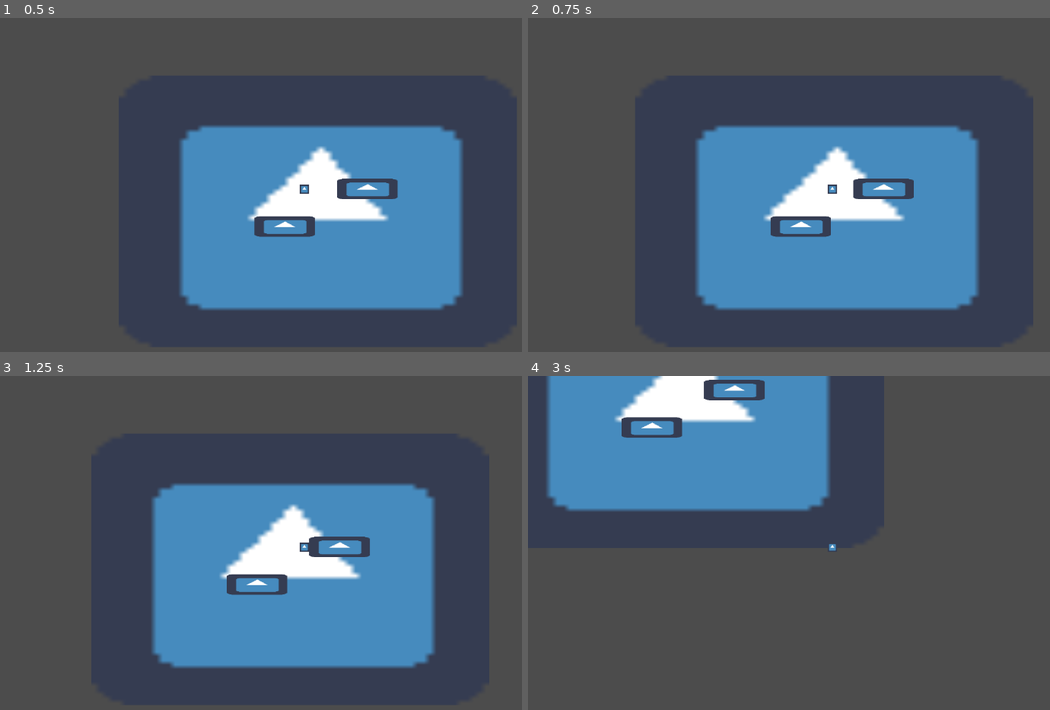
Above: before the commit, frames 1-4 (two rows, left to right).
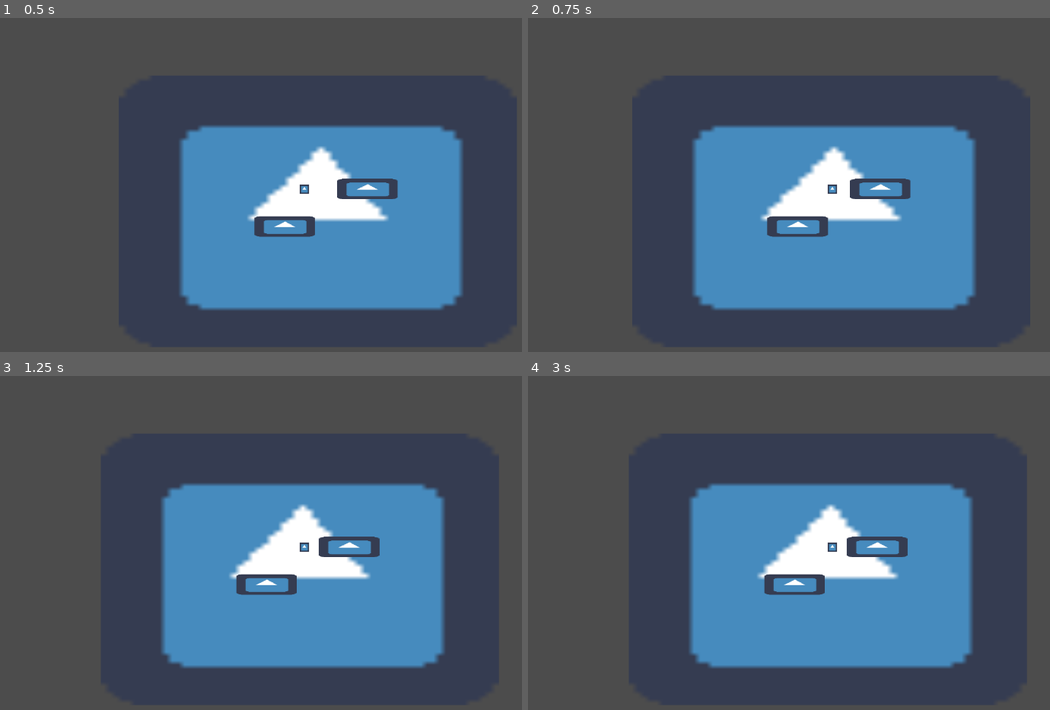
Above: after the commit, the same moments.

Repository: kjanuska/Independent-Study-Game
Game: Godot game, scene res://Scenes/Main.tscn
Two runs of this game, one before a commit and one after it. Both use one fixed random seed, a clock stepped at 60 frames per second and the inputs below. The engine's default icon, where the game draws it, is replaced by a stand-in: a white triangle on a blue panel in a dark square.
Inputs:
- Up to frame 1 (0.5 s): no input
- Up to frame 2 (0.75 s): tap Enter at 0.5 s; hold D (ui_right) from 0.53 s (still down); tap Space (space) at 0.6 s
- Up to frame 3 (1.25 s): keep holding D (ui_right)
- Up to frame 4 (3 s): tap Space (space) at 1.25, 1.35, 2.1, 2.85 s; release D (ui_right) at 1.28 s; hold S (ui_down) 1.28-2.03 s; hold D (ui_right) 2.03-2.78 s; hold W (ui_up) from 2.78 s (still down)

Frame 1 is identical in both runs. In frame 2, 2.4% of the frame differs, in the area x 31-87%, y 32-88%; in frame 3, 4.8%; in frame 4, 46%, in the area x 3-86%, y 0-88%.

Commit message:
old version

Diff:
--- a/Scripts/Player.gd
+++ b/Scripts/Player.gd
@@ -6,7 +6,6 @@
 var can_move = true
 var can_dash = true
 var player
-var dashing = false
 var target_position
 
 func _ready():
@@ -19,22 +18,21 @@
 
 	_get_input()
 
-	if dashing:
+	if can_dash == false:
 		print(player.get_position().distance_to(target_position))
 		if player.get_position().distance_to(target_position) > 0:
-			player.position.x += delta * sign(motion.x) * SPEED
-			player.position.y += delta * sign(motion.y) * SPEED
+			player.position.x += delta * sign(motion.x) * 100
+			player.position.y += delta * sign(motion.y) * 100
+			can_move = false
+			can_dash = false
 		else:
-			player.position = player.get_position()
-			dashing = false
+			can_dash = true
 
 	if Input.is_action_just_pressed("space"):
 		if moving && can_dash:
-			dashing = true
-			can_move = false
-			can_dash = false
 			target_position = player.get_position() + ((motion.normalized()) * 150)
 			$DashTimer.start()
+			can_dash = false
 
 	move_and_slide(motion.normalized() * SPEED)
 
